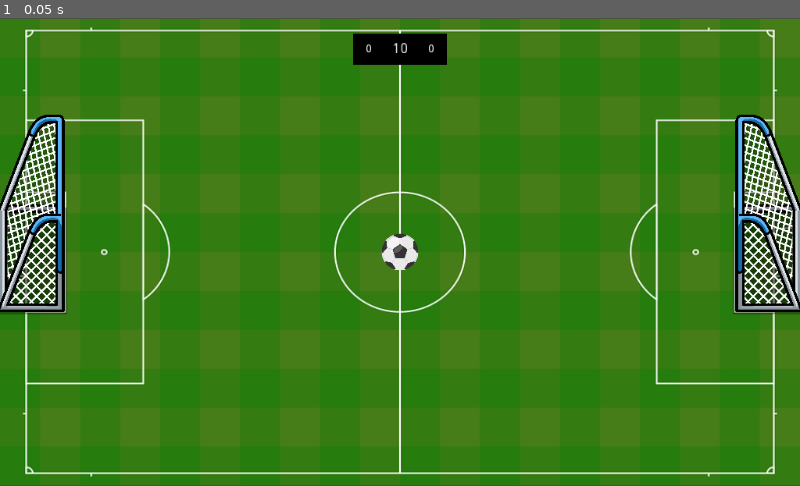
Above: before the commit, frame 1.
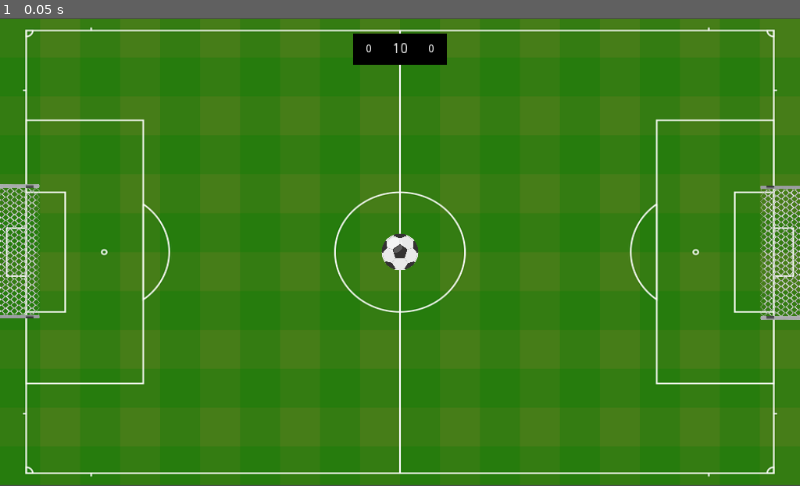
Above: after the commit, the same moment.

Repository: wendeljeske20/CapSoccer
Game: Godot game, scene res://Scenes/Match.tscn
The game is run twice, just before and just after one commit, with the same random seed, the same clock (stepped at 60 frames per second) and the same inputs.
Inputs:
- Up to frame 1 (0.05 s): no input

The runs differ from the first frame. In frame 1, 6.2% of the frame differs, in the area x 0-100%, y 20-65%.
Error in both runs: Attempt to call function 'add_child' in base 'null instance' on a null instance. (res://Scripts/Player.gd:28)

Commit message:
Fixing goal detection and rewarding player their points.

Diff:
--- a/Scenes/Ball.tscn
+++ b/Scenes/Ball.tscn
@@ -1,12 +1,16 @@
-[gd_scene load_steps=4 format=2]
+[gd_scene load_steps=5 format=2]
 
 [ext_resource path="res://Scripts/Ball.gd" type="Script" id=1]
 [ext_resource path="res://Sprites/ball.png" type="Texture" id=2]
+
+[sub_resource type="PhysicsMaterial" id=2]
+bounce = 0.6
 
 [sub_resource type="CircleShape2D" id=1]
 radius = 24.1435
 
 [node name="Ball" type="RigidBody2D"]
+physics_material_override = SubResource( 2 )
 gravity_scale = 0.0
 contacts_reported = 10
 contact_monitor = true
--- a/Scenes/Field.tscn
+++ b/Scenes/Field.tscn
@@ -5,7 +5,7 @@
 [ext_resource path="res://Sprites/goal.png" type="Texture" id=3]
 
 [sub_resource type="RectangleShape2D" id=1]
-extents = Vector2( 44.2115, 125.559 )
+extents = Vector2( 33.3229, 86.0627 )
 
 [node name="Field" type="Node2D"]
 
@@ -21,7 +21,7 @@
 polygon = PoolVector2Array( -0.138069, 15.5702, 989.809, 16.1551, 991.869, 585.898, 31.4675, 585.49, 31.8753, 17.4054, 0.269737, 17.6093, 0.0658798, 599.559, 1023.05, 598.981, 1024.16, 0.64267, 0.335205, 1.7507 )
 
 [node name="GoalLeft" type="RigidBody2D" parent="."]
-position = Vector2( -472.199, -48.2798 )
+position = Vector2( -517.775, 0 )
 mode = 1
 contacts_reported = 10
 contact_monitor = true
@@ -30,14 +30,18 @@
 isLeftSide = true
 
 [node name="Sprite" type="Sprite" parent="GoalLeft"]
-scale = Vector2( 0.1, 0.1 )
+position = Vector2( 26.5811, 0 )
+rotation = -1.57079
+scale = Vector2( 0.317458, 0.317458 )
 texture = ExtResource( 3 )
 
 [node name="CollisionShape2D" type="CollisionShape2D" parent="GoalLeft"]
+position = Vector2( 25.7214, 0 )
 shape = SubResource( 1 )
 
 [node name="GoalRight" type="RigidBody2D" parent="."]
-position = Vector2( 472.199, -48.28 )
+position = Vector2( 517.775, 0 )
+rotation = 3.14159
 mode = 1
 contacts_reported = 10
 contact_monitor = true
@@ -45,9 +49,11 @@
 script = ExtResource( 2 )
 
 [node name="Sprite" type="Sprite" parent="GoalRight"]
-scale = Vector2( 0.1, 0.1 )
+position = Vector2( 26.5811, 0 )
+rotation = -1.57079
+scale = Vector2( 0.317458, 0.317458 )
 texture = ExtResource( 3 )
-flip_h = true
 
 [node name="CollisionShape2D" type="CollisionShape2D" parent="GoalRight"]
+position = Vector2( 25.7214, 0 )
 shape = SubResource( 1 )
--- a/Scenes/Match.tscn
+++ b/Scenes/Match.tscn
@@ -1,31 +1,29 @@
 [gd_scene load_steps=6 format=2]
 
 [ext_resource path="res://Scenes/Field.tscn" type="PackedScene" id=1]
-[ext_resource path="res://Scenes/Ball.tscn" type="PackedScene" id=2]
-[ext_resource path="res://Scenes/MatchManager.tscn" type="PackedScene" id=3]
-[ext_resource path="res://Scenes/Player.tscn" type="PackedScene" id=4]
-[ext_resource path="res://Sprites/black.png" type="Texture" id=5]
+[ext_resource path="res://Scenes/MatchManager.tscn" type="PackedScene" id=2]
+[ext_resource path="res://Scenes/Player.tscn" type="PackedScene" id=3]
+[ext_resource path="res://Sprites/black.png" type="Texture" id=4]
+[ext_resource path="res://Scenes/Ball.tscn" type="PackedScene" id=5]
 
 [node name="Match" type="Node2D"]
 
 [node name="Field" parent="." instance=ExtResource( 1 )]
 
-[node name="Ball" parent="." instance=ExtResource( 2 )]
+[node name="MatchManager" parent="." instance=ExtResource( 2 )]
 
-[node name="MatchManager" parent="." instance=ExtResource( 3 )]
-
-[node name="Player1" parent="MatchManager" instance=ExtResource( 4 )]
+[node name="Player1" parent="MatchManager" instance=ExtResource( 3 )]
 position = Vector2( 0, -1 )
 playerID = "1"
 
-[node name="Player2" parent="MatchManager" instance=ExtResource( 4 )]
+[node name="Player2" parent="MatchManager" instance=ExtResource( 3 )]
 playerID = "2"
 
 [node name="HudManager" type="Node2D" parent="MatchManager"]
 
 [node name="ScorePanel" type="Sprite" parent="MatchManager/HudManager"]
 position = Vector2( 0, -260 )
-texture = ExtResource( 5 )
+texture = ExtResource( 4 )
 
 [node name="TimeLabel" type="Label" parent="MatchManager/HudManager/ScorePanel"]
 anchor_right = 0.5
@@ -65,5 +63,8 @@
 one_shot = true
 autostart = true
 
+[node name="Ball" parent="MatchManager" instance=ExtResource( 5 )]
+position = Vector2( 0.773743, 0 )
+
 [node name="Camera2D" type="Camera2D" parent="."]
 current = true
--- a/Scripts/Ball.gd
+++ b/Scripts/Ball.gd
@@ -1,6 +1,10 @@
 extends RigidBody2D
 
 var shouldReset = false
+var canScore = true
+
+# 1 for player 1 and 2 for player 2. 0 for none
+var goalScored = 0
 
 func _ready():
 	resetPosition()
@@ -8,31 +12,43 @@
 
 func _integrate_forces(state):
 	if shouldReset:
-		global_position = Vector2(100,0)
-		print("Should reset")
+		# Reseting pos
+		state.transform.origin.x = 0
+		state.transform.origin.y = 0
+
+		# Stopping
+		state.linear_velocity.x = 0
+		state.linear_velocity.y = 0
+		state.angular_velocity = 0
+
+		# Cleaning variables
 		shouldReset = false
+		canScore = true
 
-func _process(delta):
-	var collidingBodies = get_colliding_bodies()
-	checkCollisions(collidingBodies)
+		# Avoiding double collision bug
+		contact_monitor = false
+	else:
+		contact_monitor = true
+		var collidingBodies = get_colliding_bodies()
+		checkCollisions(collidingBodies)
 	pass
 
 func checkCollisions(collidingBodies):
 	for i in collidingBodies.size():
 		if collidingBodies[i].name == "GoalLeft":
-			checkGoalLeft()
+			checkGoal(true)
 		if collidingBodies[i].name == "GoalRight":
-			checkGoalRight()
+			checkGoal(false)
 	pass
 
-func checkGoalLeft():
-	print("Player 2 GOAL")
-	resetPosition()
-	pass
-
-func checkGoalRight():
-	print("Player 1 GOAL")
-	resetPosition()
+func checkGoal(isLeftSide):
+	if(canScore):
+		if isLeftSide:
+			goalScored = 2
+		else:
+			goalScored = 1
+		canScore = false
+		resetPosition()
 	pass
 
 func resetPosition():
--- a/Scripts/MatchManager.gd
+++ b/Scripts/MatchManager.gd
@@ -2,6 +2,7 @@
 
 onready var player1 = get_node("Player1")
 onready var player2 = get_node("Player2")
+onready var ball = get_node("Ball")
 
 onready var currentPlayer = player1
 onready var matchTimer = get_node("HudManager/ScorePanel/MatchTimer")
@@ -17,12 +18,12 @@
 
 func _ready():
 	player1.startPositions.append(Vector2(-100, 0))
-	player1.startPositions.append(Vector2(0, 200))
-	player1.startPositions.append(Vector2(200, 200))
+	player1.startPositions.append(Vector2(-250, +150))
+	player1.startPositions.append(Vector2(-250, -150))
 
-	player2.startPositions.append(Vector2(-200, -200))
-	player2.startPositions.append(Vector2(0, -200))
-	player2.startPositions.append(Vector2(200, -200))
+	player2.startPositions.append(Vector2(100, 0))
+	player2.startPositions.append(Vector2(250, +150))
+	player2.startPositions.append(Vector2(250, -150))
 
 	player1.SpawnButtons()
 	player2.SpawnButtons()
@@ -40,6 +41,14 @@
 		PassTurn()
 
 	timeLabel.set_text(str(int(round(matchTimer.get_time_left()))))
+
+	if ball.goalScored != 0:
+		if ball.goalScored == 1:
+			player1.score += 1
+		else:
+			player2.score += 1
+
+		ball.goalScored = 0
 	pass
 
 func PassTurn():
Binary file changed: Sprites/goal.png
